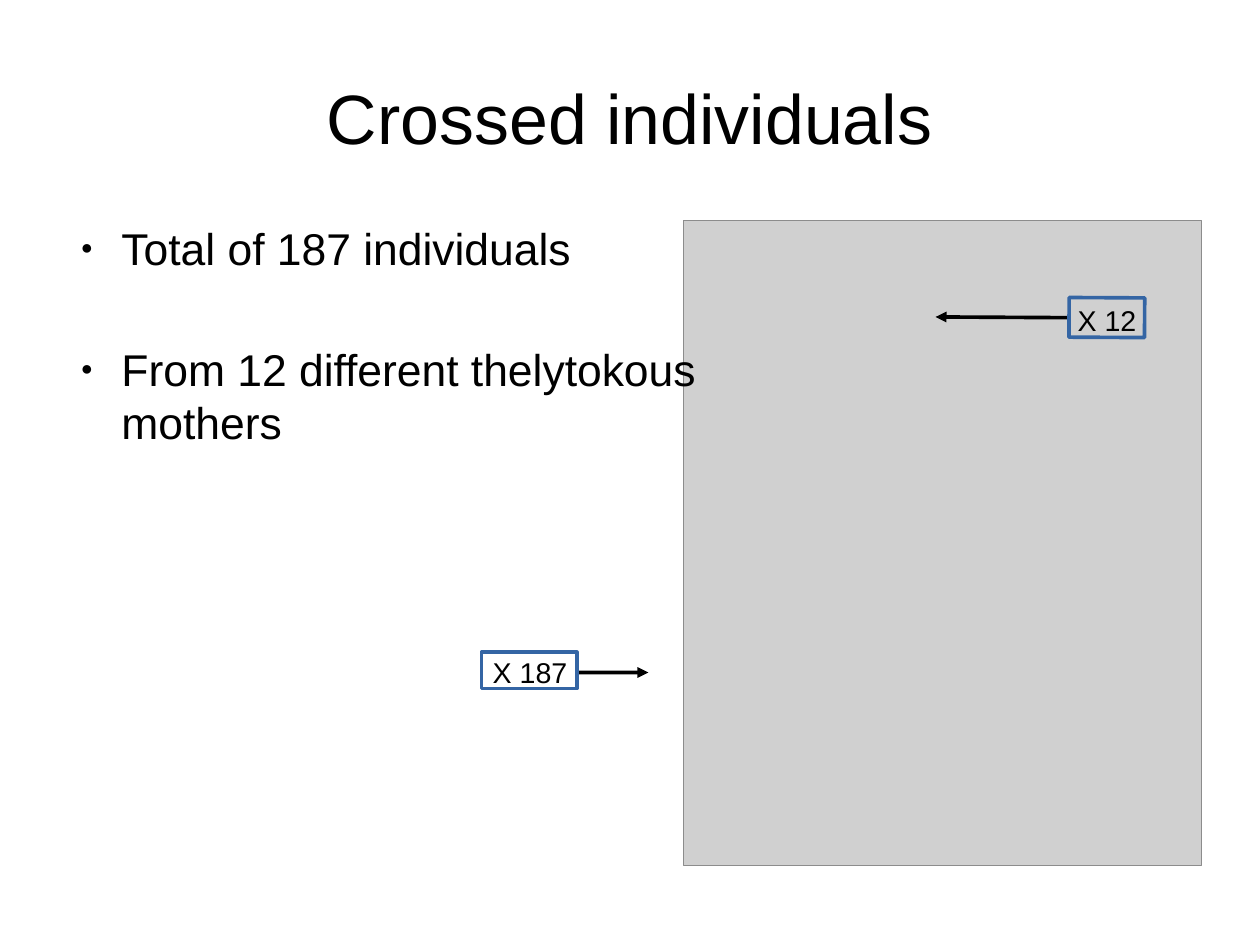
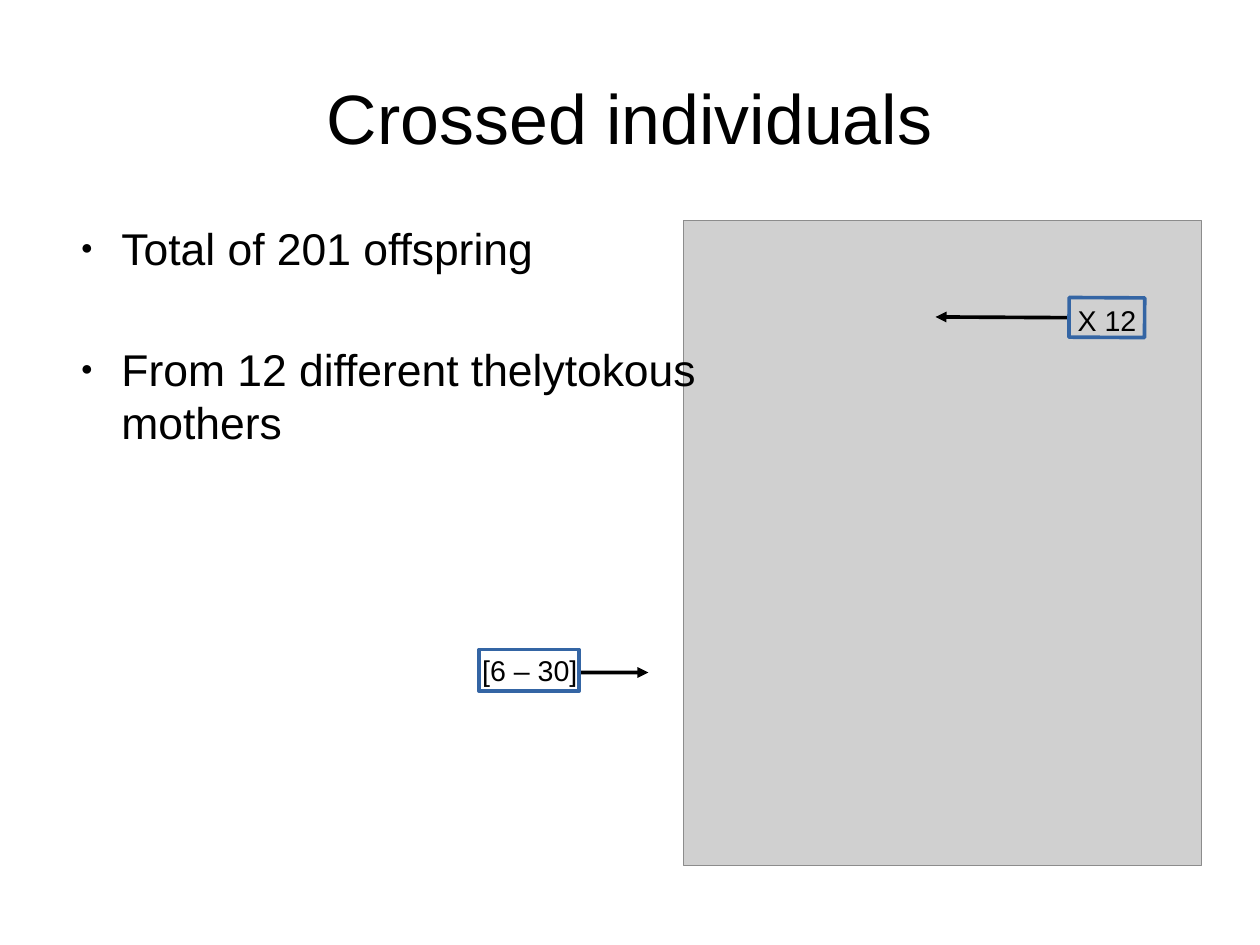
Before and after one commit to cmdoret/master_archive, a slide deck: slide 6 of reports/presentations/lab_meeting_20170712/lab_meeting_20170712.odp (slide 5 before the commit). Drawn at 1260x945 pixels with LibreOffice and Linux fonts; fonts in the diff are those of the drawing; grey boxes stand for pictures. Boxes give left, top, right and bottom in pixels: in the first picture for what was removed or moved away, otherwise in the second. Text is boxed around its words. In the diff, an @@ line names an element or a change of style, - is before the commit and + after.

```diff
--- a/reports/presentations/lab_meeting_20170712/lab_meeting_20170712.odp
+++ b/reports/presentations/lab_meeting_20170712/lab_meeting_20170712.odp
@@ text at <box>121,232,533,274</box>: text changed @@
-● Total of 187 individuals
+● Total of 201 offspring
@@ rectangle: place and size @@
-rectangle at <box>481,653,577,689</box>
+rectangle at <box>479,649,579,691</box>
@@ text added at <box>482,658,578,686</box>, 18 pt, text #000000 @@
+[6 – 30]
@@ text removed at <box>493,663,568,688</box> @@
-X 187
```
Also in this commit, not shown: 5 other slides changed, 8 slides added, 21 other files.
